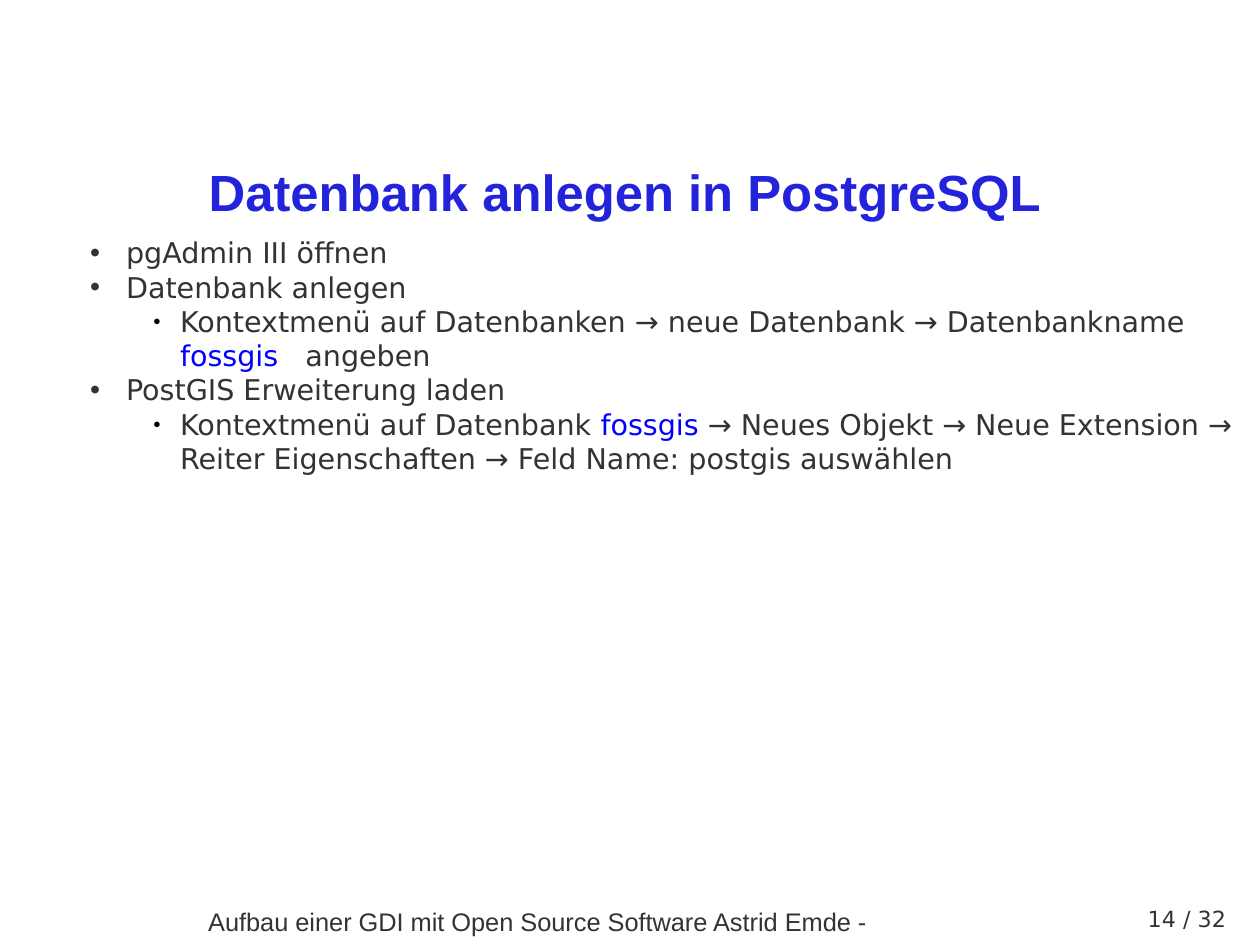
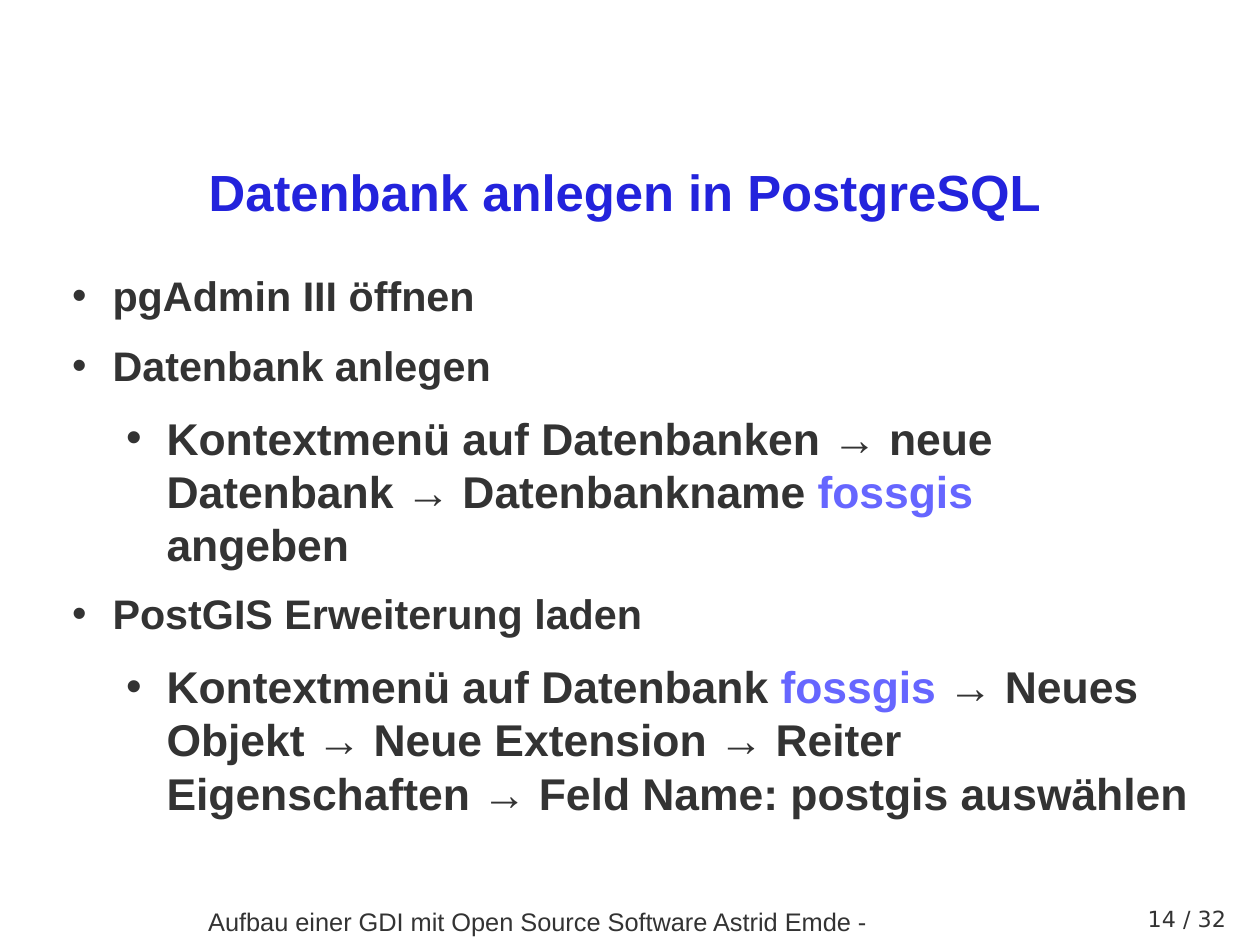
Before and after one commit to astroidex/presentations, a slide deck: slide 14 of AGIT2016/Aufbau_einer_GDI_mit_Open_Source_Software/AGIT2016_Aufbau_einer_GDI_AEmde_CToma.odp. Drawn at 1260x945 pixels with LibreOffice and Linux fonts; fonts in the diff are those of the drawing; background and template pictures are left out. Boxes give left, top, right and bottom in pixels: in the first picture for what was removed or moved away, otherwise in the second. Text is boxed around its words. In the diff, an @@ line names an element or a change of style, - is before the commit and + after.

```diff
--- a/AGIT2016/Aufbau_einer_GDI_mit_Open_Source_Software/AGIT2016_Aufbau_einer_GDI_AEmde_CToma.odp
+++ b/AGIT2016/Aufbau_einer_GDI_mit_Open_Source_Software/AGIT2016_Aufbau_einer_GDI_AEmde_CToma.odp
@@ text "pgAdmin III öffnen": place and size @@
-text "pgAdmin III öffnen" at [126, 241, 1199, 475]
+text "pgAdmin III öffnen" at [113, 281, 1188, 819]
@@ text "pgAdmin III öffnen" at [113, 281, 1188, 819]: size 18 to 26 pt in "pgAdmin III öffnen", "Datenbank anlegen", "PostGIS Erweiterung laden"; font DejaVu Sans to Arial, bold on; size 18 to 28 pt in "Kontextmenü auf Datenbanken → neue Datenbank → ...", "Kontextmenü auf Datenbank fossgis → Neues Objekt ..."; text colour #0000FF to #6666FF in "fossgis", "fossgis"; list level 2 to 1 in "pgAdmin III öffnen"; list level 2 to 1 in "Datenbank anlegen"; bullet ● to •; list level 3 to 2 in "Kontextmenü auf Datenbanken → neue ..."; list level 2 to 1 in "PostGIS Erweiterung laden"; list level 3 to 2 in "Kontextmenü auf Datenbank fossgis → ..." @@
```
Also in this commit, not shown: 2 other slides changed, 1 other file.
